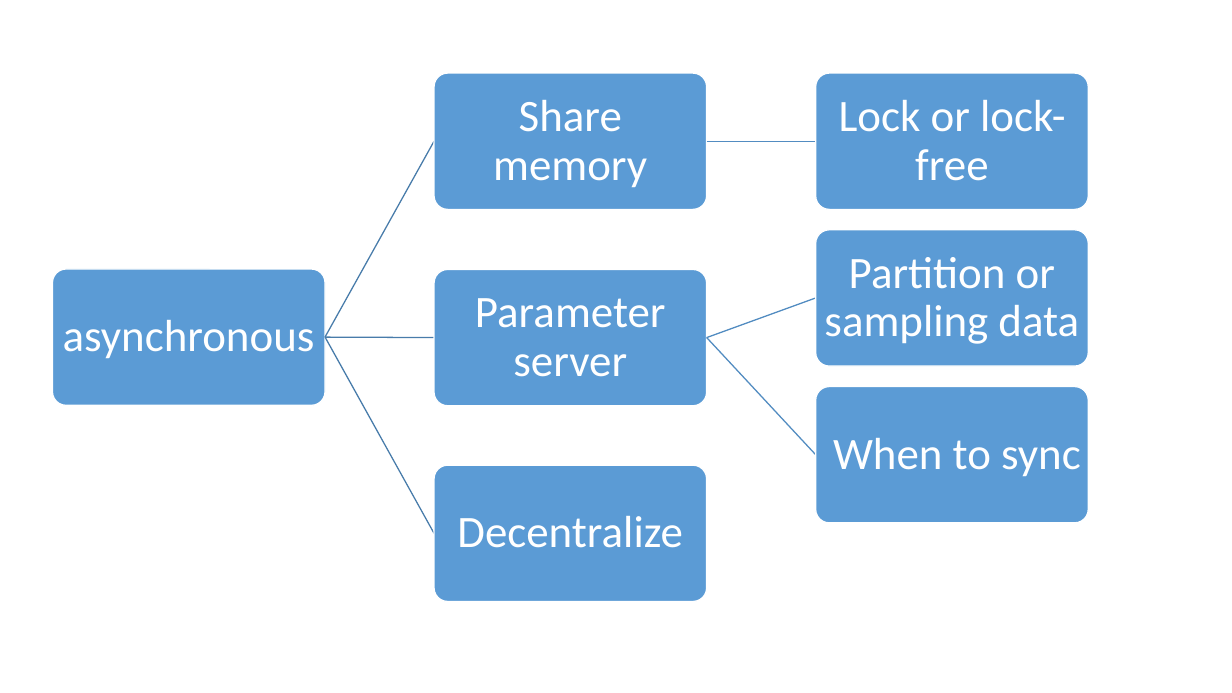
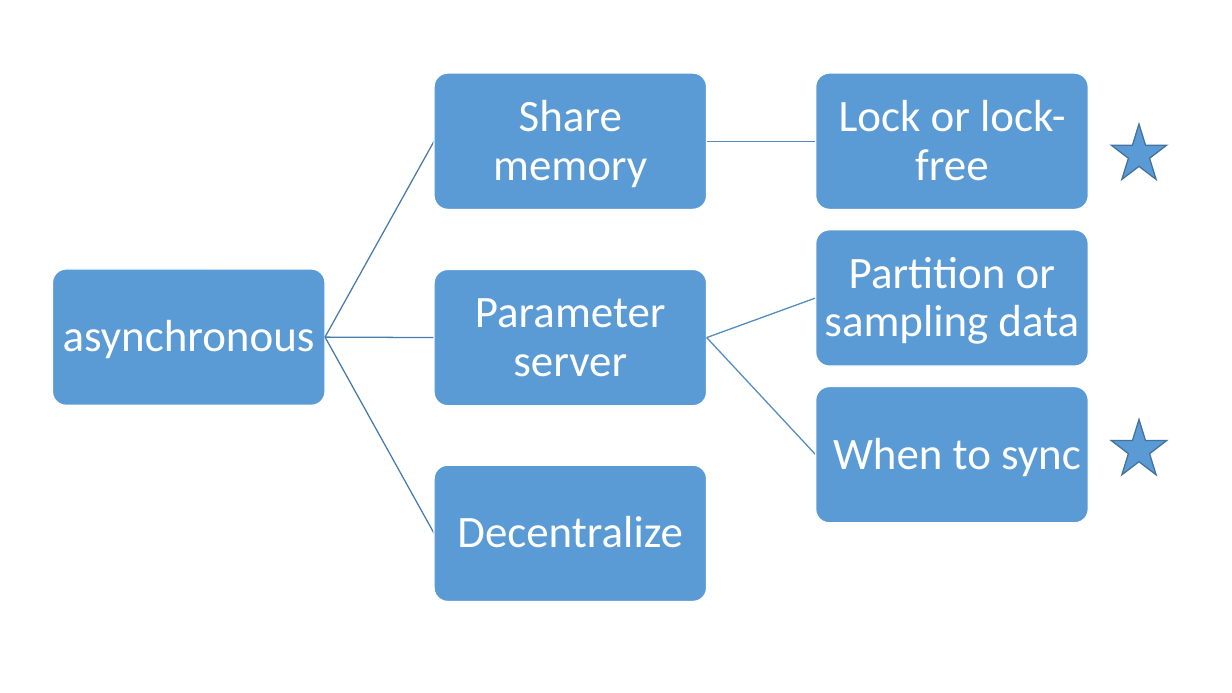
Before and after one commit to xfdywy/Optimization, a slide deck: slide 3 of distributed ML implementation.pptx. Drawn at 1232x693 pixels with LibreOffice and Linux fonts; fonts in the diff are those of the drawing. Boxes give left, top, right and bottom in pixels: in the first picture for what was removed or moved away, otherwise in the second. Text is boxed around its words. In the diff, an @@ line names an element or a change of style, - is before the commit and + after.

```diff
--- a/distributed ML implementation.pptx
+++ b/distributed ML implementation.pptx
@@ star added at (x1=1112, y1=124, x2=1167, y2=179), fill #5B9BD5, outline #43739E 1 pt @@
@@ star added at (x1=1112, y1=420, x2=1167, y2=475), fill #5B9BD5, outline #43739E 1 pt @@
```
Also in this commit, not shown: 2 other slides changed, 4 slides added, 1 other file.
